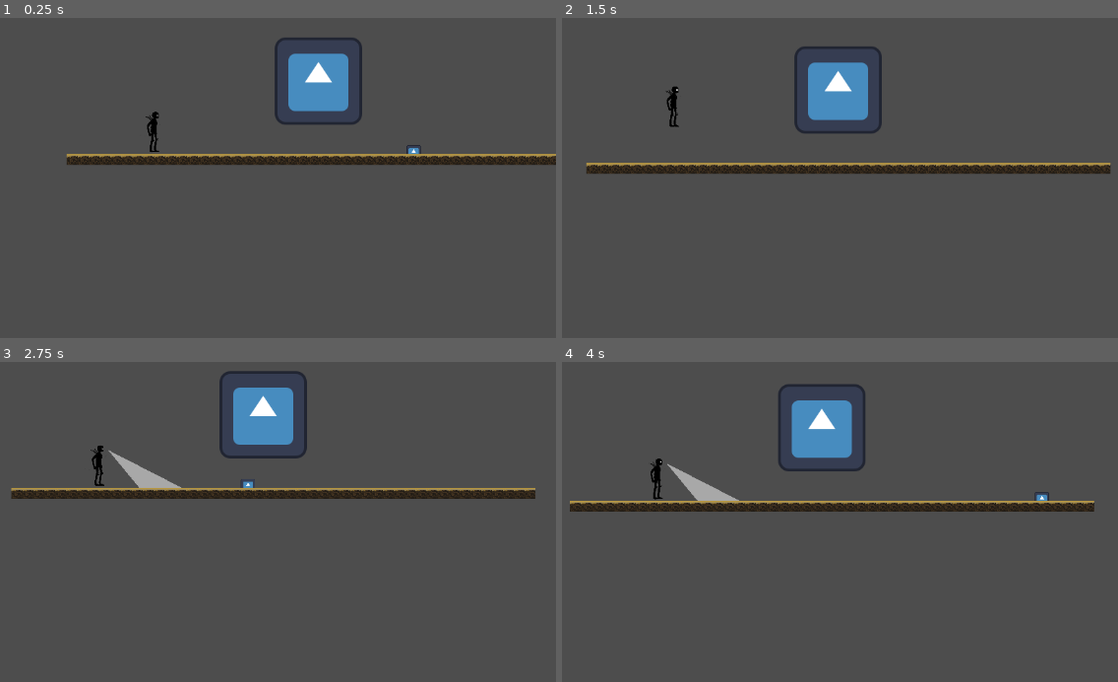
Above: before the commit, frames 1-4 (two rows, left to right).
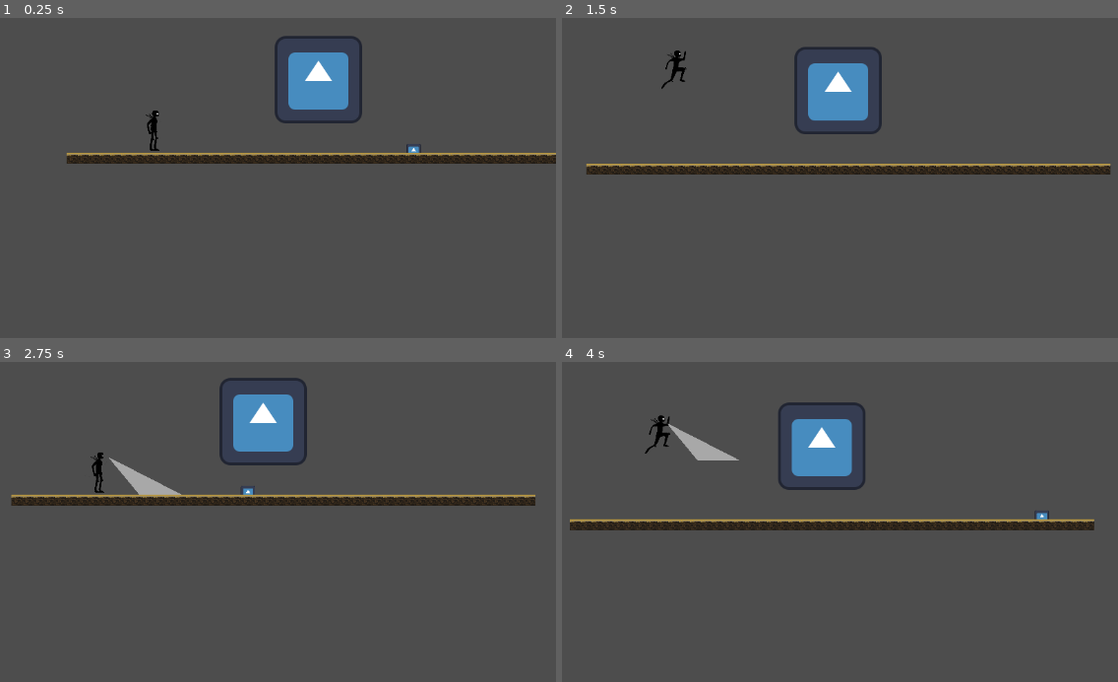
Above: after the commit, the same moments.

Repository: Kunut0/GameJam23_05
Game: Godot game, scene res://test1.tscn
The game is run twice, just before and just after one commit, with the same random seed, the same clock (stepped at 60 frames per second) and the same inputs. The engine's default icon, where the game draws it, is replaced by a stand-in: a white triangle on a blue panel in a dark square.
Inputs:
- Up to frame 1 (0.25 s): no input
- Up to frame 2 (1.5 s): hold Right (ui_right) from 0.53 s (still down); tap S (ui_s) at 0.6 s; tap Space (ui_select) at 0.77, 1.07 s; tap W (ui_w) at 0.8, 1.35 s
- Up to frame 3 (2.75 s): tap Space (ui_select) at 1.52, 1.55, 1.82 s; release Right (ui_right) at 2.03 s; hold Left (ui_left) from 2.03 s (still down); hold Space (ui_select) from 2.03 s (still down); tap S (ui_s) at 2.3 s
- Up to frame 4 (4 s): release Left (ui_left) at 2.78 s; release Space (ui_select) at 2.78 s; hold Right (ui_right) from 2.78 s (still down); tap S (ui_s) at 2.85 s; tap Space (ui_select) at 3.02, 3.32 s; tap W (ui_w) at 3.05, 3.6 s; hold Space (ui_select) from 3.53 s (still down)

The runs differ from the first frame. In frame 1, 2.0% of the frame differs, in the area x 12-100%, y 5-46%; in frame 2, 1.6%; in frame 3, 6.6%; in frame 4, 9.8%, in the area x 1-96%, y 7-53%.

Commit message:
Push 17:54

Diff:
--- a/gamejamulm/Script/cooldown.gd
+++ b/gamejamulm/Script/cooldown.gd
@@ -1,8 +1,14 @@
 extends Node
 
 var on_cooldown = {
-	"flashlight": [false, 5],
+	"flashlight": [false, 5],#
+	"dashing": [false, 1]
 }
 
-func reset_cooldown(cooldown_name, cooldown_timer):
-	pass
+func _process(delta: float) -> void:
+	if on_cooldown["flashlight"][0]:
+		await get_tree().create_timer(on_cooldown["flashlight"][1]).timeout
+		on_cooldown["flashlight"][0] = false
+	if on_cooldown["dashing"][0]:
+		await get_tree().create_timer(on_cooldown["dashing"][1]).timeout
+		on_cooldown["dashing"][0] = false
--- a/gamejamulm/Script/player_1.gd
+++ b/gamejamulm/Script/player_1.gd
@@ -10,16 +10,17 @@
 signal flashlight
 
 # noch nicht getestet
-var jump_force = -400
+var jump_force = -1000
 var direction
-var speed = 400
+var speed = 450
 
-var dash_speed = 1500
+var dash_speed = 1000
 var dashing = false
-var dash_allowed = true
 
 var shadow_ref
 var respawn_ref
+
+var jumping = false
 
 var light_timer
 var lichtkegel_sichtbar: bool = false
@@ -32,10 +33,13 @@
 	lichtkegel.monitoring = false
 
 func _process(delta: float) -> void:
-
 	#generates gravity for player
 	if not is_on_floor():
-		velocity += get_gravity() * delta
+		if velocity.y > 0:
+			velocity += get_gravity() * delta * 4
+		else:
+			velocity += get_gravity() * delta * 4.375
+
 
 	#gets direction imput
 	direction = Input.get_axis("ui_a", "ui_d")
@@ -44,13 +48,9 @@
 	if direction < 0:
 		self.scale.y = -1
 		self.rotation_degrees = 180
-		sprite.play("walk")
 	elif direction > 0:
 		self.scale.y = 1
 		self.rotation_degrees = 0
-		sprite.play("walk")
-	elif direction == 0:
-		sprite.play("default")
 
 	#generates character movement
 	if direction:
@@ -67,23 +67,28 @@
 	#makes player jump when on floor
 	if Input.is_action_just_pressed("ui_w") and is_on_floor():
 		velocity.y = jump_force
+		sprite.play("jump")
 
 	#slide
-	if Input.is_action_just_pressed("ui_s") and is_on_floor() and dash_allowed:
-		dashing = true
-		dash_allowed = false
-		dash_collision.disabled = false
-		default_collision.disabled = true
-		dash_timer.start()
+	if Input.is_action_just_pressed("ui_s"):
+		if is_on_floor() and Cooldown.on_cooldown["dashing"][0] == false:
+			Cooldown.on_cooldown["dashing"][0] = true
+			dashing = true
+			dash_collision.disabled = false
+			default_collision.disabled = true
+			sprite.offset = Vector2(0, 160)
+			dash_timer.start()
+			await get_tree().create_timer(0.1).timeout
+			sprite.offset = Vector2(0, 0)
+		elif not is_on_floor():
+			velocity += get_gravity() * delta * 200
 
 	move_and_slide()
-
-	if Input.is_action_just_pressed("ui_select"):
+	if Input.is_action_pressed("ui_select") and Cooldown.on_cooldown["flashlight"][0] == false:
 		if lichtkegel_sichtbar == false:
 			lichtkegel.show()
 			lichtkegel.monitoring = true
 			lichtkegel_sichtbar = true
-
 
 
 	elif Input.is_action_just_released("ui_select"):
@@ -98,6 +103,9 @@
 		light_timer += 1*delta
 		if light_timer > 1:
 			flashlight.emit()
+			Cooldown.on_cooldown["flashlight"][0] = true
+			lichtkegel.hide()
+			lichtkegel.monitoring = false
 	else:
 		light_timer = 0
 
@@ -112,6 +120,20 @@
 		camera_pos = pos_diff.x * (-0.5)
 	camera.position.x = lerp(camera.position.x, camera_pos, 0.1)
 
+	#animations
+	if is_on_floor():
+		jumping = false
+		if dashing:
+			sprite.play("dash")
+		elif direction == 0:
+			sprite.play("default")
+		elif direction != 0:
+			sprite.play("walk")
+	elif velocity.y < 0 and jumping == false:
+		sprite.play("jump")
+		jumping = true
+
+
 #respawn
 func respawn():
 	global_position = respawn_ref.global_position
@@ -122,8 +144,7 @@
 	dashing = false
 	default_collision.disabled = false
 	dash_collision.disabled = true
-	await get_tree().create_timer(0.1).timeout
-	dash_allowed = true
+	await get_tree().create_timer(1).timeout
 
 
 func _on_lichtkegel_body_entered(body: Node2D) -> void:
--- a/gamejamulm/Szene/Player1.tscn
+++ b/gamejamulm/Szene/Player1.tscn
@@ -1,14 +1,36 @@
-[gd_scene load_steps=19 format=3 uid="uid://c482ab8jeb5l1"]
+[gd_scene load_steps=31 format=3 uid="uid://c482ab8jeb5l1"]
 
 [ext_resource type="Script" path="res://Script/player_1.gd" id="1_p1qkr"]
+[ext_resource type="Texture2D" uid="uid://ri4iy6re6m08" path="res://Assets/Player/silde_anim_1.png" id="2_bffft"]
 [ext_resource type="Texture2D" uid="uid://b8idm7ewnp2yg" path="res://Assets/Player/walk_anim_1.png" id="2_ohxby"]
 [ext_resource type="Texture2D" uid="uid://b50qa0s2052oi" path="res://Assets/Player/idle_anim_1.png" id="2_x6lc8"]
 [ext_resource type="Texture2D" uid="uid://6uo4848y32af" path="res://Assets/Player/idle_anim_2.png" id="3_3a25a"]
+[ext_resource type="Texture2D" uid="uid://cbxf3pvurnv1s" path="res://Assets/Player/silde_anim_2.png" id="3_aicaj"]
 [ext_resource type="Texture2D" uid="uid://ot3wyjj3jy6o" path="res://Assets/Player/walk_anim_2.png" id="3_c0usi"]
 [ext_resource type="Texture2D" uid="uid://c7rfes3rufed" path="res://Assets/Player/idle_anim_3.png" id="4_dqu8r"]
 [ext_resource type="Texture2D" uid="uid://cel1db6wcixak" path="res://Assets/Player/walk_anim_3.png" id="4_gfseg"]
+[ext_resource type="Texture2D" uid="uid://bhteqsbxkm761" path="res://Assets/Player/silde_anim_3.png" id="4_vlr55"]
+[ext_resource type="Texture2D" uid="uid://bwx64ju21h5l" path="res://Assets/Player/jump_anim_1.png" id="5_3gwbb"]
 [ext_resource type="Texture2D" uid="uid://fwijyfvon6tr" path="res://Assets/Player/walk_anim_4.png" id="5_27nfv"]
+[ext_resource type="Texture2D" uid="uid://c0txjnkbfj46v" path="res://Assets/Player/silde_anim_4.png" id="5_dbdvu"]
+[ext_resource type="Texture2D" uid="uid://dfc1rdsdjx0c4" path="res://Assets/Player/jump_anim_2.png" id="6_3o0kx"]
 [ext_resource type="Texture2D" uid="uid://dp7i51svh6uta" path="res://Assets/Player/walk_anim_5.png" id="6_53f7o"]
+
+[sub_resource type="AtlasTexture" id="AtlasTexture_kegoh"]
+atlas = ExtResource("2_bffft")
+region = Rect2(0, 0, 702, 357)
+
+[sub_resource type="AtlasTexture" id="AtlasTexture_ri00i"]
+atlas = ExtResource("3_aicaj")
+region = Rect2(0, 0, 702, 357)
+
+[sub_resource type="AtlasTexture" id="AtlasTexture_uyr5b"]
+atlas = ExtResource("4_vlr55")
+region = Rect2(0, 0, 702, 357)
+
+[sub_resource type="AtlasTexture" id="AtlasTexture_wjwff"]
+atlas = ExtResource("5_dbdvu")
+region = Rect2(0, 0, 702, 357)
 
 [sub_resource type="AtlasTexture" id="AtlasTexture_q1nb4"]
 atlas = ExtResource("2_x6lc8")
@@ -20,6 +42,14 @@
 
 [sub_resource type="AtlasTexture" id="AtlasTexture_02qex"]
 atlas = ExtResource("4_dqu8r")
+region = Rect2(0, 0, 455, 526)
+
+[sub_resource type="AtlasTexture" id="AtlasTexture_yqet7"]
+atlas = ExtResource("5_3gwbb")
+region = Rect2(0, 0, 455, 526)
+
+[sub_resource type="AtlasTexture" id="AtlasTexture_g6ran"]
+atlas = ExtResource("6_3o0kx")
 region = Rect2(0, 0, 455, 526)
 
 [sub_resource type="AtlasTexture" id="AtlasTexture_m3o2l"]
@@ -46,6 +76,23 @@
 animations = [{
 "frames": [{
 "duration": 1.0,
+"texture": SubResource("AtlasTexture_kegoh")
+}, {
+"duration": 1.0,
+"texture": SubResource("AtlasTexture_ri00i")
+}, {
+"duration": 1.0,
+"texture": SubResource("AtlasTexture_uyr5b")
+}, {
+"duration": 1.0,
+"texture": SubResource("AtlasTexture_wjwff")
+}],
+"loop": false,
+"name": &"dash",
+"speed": 5.0
+}, {
+"frames": [{
+"duration": 1.0,
 "texture": SubResource("AtlasTexture_q1nb4")
 }, {
 "duration": 1.0,
@@ -57,6 +104,17 @@
 "loop": true,
 "name": &"default",
 "speed": 5.0
+}, {
+"frames": [{
+"duration": 1.0,
+"texture": SubResource("AtlasTexture_yqet7")
+}, {
+"duration": 1.0,
+"texture": SubResource("AtlasTexture_g6ran")
+}],
+"loop": false,
+"name": &"jump",
+"speed": 14.0
 }, {
 "frames": [{
 "duration": 1.0,
@@ -85,7 +143,7 @@
 script = ExtResource("1_p1qkr")
 
 [node name="DashCollision" type="CollisionPolygon2D" parent="."]
-polygon = PackedVector2Array(-15, -22, 15, -21, 14, -1, -15, -1)
+polygon = PackedVector2Array(-19, -25, 38, -12, 35, -2, -36, -1)
 disabled = true
 
 [node name="NormalCollision" type="CollisionPolygon2D" parent="."]
@@ -112,15 +170,14 @@
 polygon = PackedVector2Array(1, 1, 46, 56, 108, 56, 2, 1)
 
 [node name="DashTimer" type="Timer" parent="."]
-wait_time = 0.1
+wait_time = 0.15
 
 [node name="AnimatedSprite2D" type="AnimatedSprite2D" parent="."]
 position = Vector2(1, -35)
 scale = Vector2(0.125, 0.125)
 sprite_frames = SubResource("SpriteFrames_323vs")
+animation = &"jump"
 autoplay = "default"
-frame = 2
-frame_progress = 0.312499
 
 [connection signal="body_entered" from="Lichtkegel" to="." method="_on_lichtkegel_body_entered"]
 [connection signal="body_exited" from="Lichtkegel" to="." method="_on_lichtkegel_body_exited"]
Binary file added: gamejamulm/Assets/Player/jump_anim_1.png
Not shown, added: gamejamulm/Assets/Player/jump_anim_1.png.import
Binary file added: gamejamulm/Assets/Player/jump_anim_2.png
Not shown, added: gamejamulm/Assets/Player/jump_anim_2.png.import
Binary file added: gamejamulm/Assets/Player/silde_anim_1.png
Not shown, added: gamejamulm/Assets/Player/silde_anim_1.png.import
Binary file added: gamejamulm/Assets/Player/silde_anim_2.png
Not shown, added: gamejamulm/Assets/Player/silde_anim_2.png.import
Binary file added: gamejamulm/Assets/Player/silde_anim_3.png
Not shown, added: gamejamulm/Assets/Player/silde_anim_3.png.import
Binary file added: gamejamulm/Assets/Player/silde_anim_4.png
Not shown, added: gamejamulm/Assets/Player/silde_anim_4.png.import
